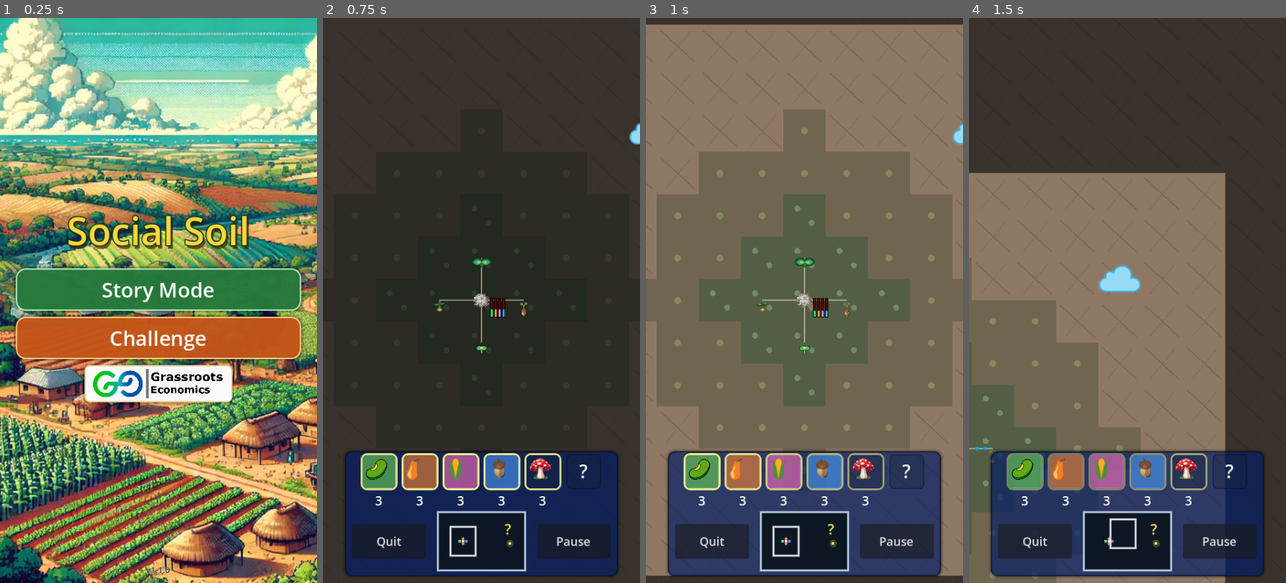
Above: before the commit, frames 1-4 (left to right).
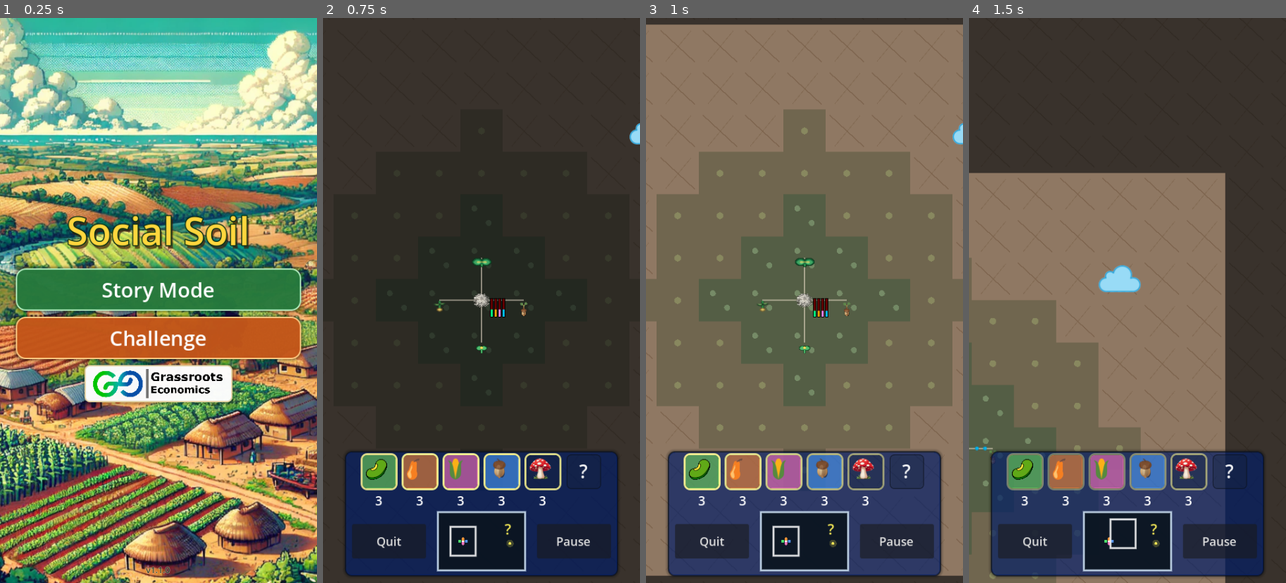
Above: after the commit, the same moments.

Repository: grassrootseconomics/mycofig
Game: Godot game, scene res://scenes/title_screen.tscn
Two runs of this game, one before a commit and one after it. Both use one fixed random seed, a clock stepped at 60 frames per second and the inputs below.
Inputs (mouse positions are in pixels of both pictures, inside the frame that each line leads up to):
- Up to frame 1 (0.25 s): no input
- Up to frame 2 (0.75 s): click "Story Mode" at 0.5 s
- Up to frame 3 (1 s): no input
- Up to frame 4 (1.5 s): tap Enter at 1.25 s; drag from (1127, 543) to (1127, 300) at 1.27 s

The runs differ from the first frame. In frame 1, 65% of the frame differs, in the area x 0-100%, y 0-100%; in frame 2, nothing differs; in frame 3, nothing differs; in frame 4, nothing differs.

Commit message:
Add responsive background handling to title screen and update GODOT_CONFIG file size

Diff:
--- a/scenes/title_screen.gd
+++ b/scenes/title_screen.gd
@@ -3,6 +3,8 @@
 const TITLE_COMPACT_SHORT_EDGE := 640.0
 const TITLE_TINY_SHORT_EDGE := 500.0
 const GE_LOGO_PATH := "res://graphics/ge-logo-horizontal-text.png"
+const TITLE_SOIL_BACKGROUND_PATH := "res://graphics/soil_end.jpeg"
+const TITLE_ART_BACKGROUND_PATH := "res://graphics/social.png"
 const TITLE_SCORE_STAR_COUNT := 12
 const TITLE_BIRD_FRAME_PATHS := [
 	"res://graphics/bird1.png",
@@ -18,6 +20,9 @@
 const TITLE_FLYBY_WAIT_SECONDS := 1.5
 
 var _ge_logo_texture: Texture2D = null
+var _title_soil_background: TextureRect = null
+var _title_art_background: TextureRect = null
+var _title_pending_layout_frames := 0
 var _last_score_label: Label = null
 var _high_score_label: Label = null
 var _title_score_star_layer: Control = null
@@ -544,25 +549,85 @@
 
 func _on_viewport_size_changed() -> void:
 	_apply_responsive_layout()
-
-
-func _fit_title_background(bg: Sprite2D, view_size: Vector2) -> void:
-	if not is_instance_valid(bg) or not is_instance_valid(bg.texture):
-		return
-	var texture_size = bg.texture.get_size()
-	if texture_size.x <= 0.0 or texture_size.y <= 0.0:
-		return
-	var cover_scale = maxf(view_size.x / texture_size.x, view_size.y / texture_size.y)
-	bg.scale = Vector2.ONE * cover_scale
-	var parent_control = bg.get_parent() as Control
-	var parent_global_pos = parent_control.global_position if is_instance_valid(parent_control) else Vector2.ZERO
-	bg.position = view_size * 0.5 - parent_global_pos
+	_request_title_layout_refresh(3)
+
+
+func _request_title_layout_refresh(frames: int = 3) -> void:
+	_title_pending_layout_frames = maxi(_title_pending_layout_frames, frames)
+	call_deferred("_apply_responsive_layout")
+
+
+func _load_title_texture(path: String) -> Texture2D:
+	var texture: Resource = load(path)
+	if texture is Texture2D:
+		return texture as Texture2D
+	return null
+
+
+func _configure_title_background_rect(rect: TextureRect, z_index: int, texture_path: String) -> void:
+	if not is_instance_valid(rect):
+		return
+	rect.mouse_filter = Control.MOUSE_FILTER_IGNORE
+	rect.z_as_relative = false
+	rect.z_index = z_index
+	rect.texture_filter = CanvasItem.TEXTURE_FILTER_LINEAR_WITH_MIPMAPS
+	rect.set_anchors_preset(Control.PRESET_FULL_RECT)
+	rect.offset_left = 0.0
+	rect.offset_top = 0.0
+	rect.offset_right = 0.0
+	rect.offset_bottom = 0.0
+	var texture = _load_title_texture(texture_path)
+	if is_instance_valid(texture):
+		rect.texture = texture
+
+
+func _ensure_responsive_background_nodes() -> void:
+	if not is_instance_valid(_title_soil_background):
+		_title_soil_background = TextureRect.new()
+		_title_soil_background.name = "ResponsiveSoilBackground"
+		add_child(_title_soil_background)
+		_configure_title_background_rect(_title_soil_background, -120, TITLE_SOIL_BACKGROUND_PATH)
+	if not is_instance_valid(_title_art_background):
+		_title_art_background = TextureRect.new()
+		_title_art_background.name = "ResponsiveTitleArt"
+		add_child(_title_art_background)
+		_configure_title_background_rect(_title_art_background, -110, TITLE_ART_BACKGROUND_PATH)
+	move_child(_title_soil_background, 0)
+	move_child(_title_art_background, 1)
+	_hide_legacy_background_nodes()
+
+
+func _hide_legacy_background_nodes() -> void:
+	for path in ["CenterContainer/BG", "CenterContainer/BG2"]:
+		var bg := get_node_or_null(path) as Sprite2D
+		if is_instance_valid(bg):
+			bg.visible = false
+
+
+func _layout_responsive_background(view_size: Vector2) -> void:
+	_ensure_responsive_background_nodes()
+	if is_instance_valid(_title_soil_background):
+		_title_soil_background.set_anchors_preset(Control.PRESET_FULL_RECT)
+		_title_soil_background.offset_left = 0.0
+		_title_soil_background.offset_top = 0.0
+		_title_soil_background.offset_right = 0.0
+		_title_soil_background.offset_bottom = 0.0
+		_title_soil_background.visible = true
+		_title_soil_background.expand_mode = TextureRect.EXPAND_IGNORE_SIZE
+		_title_soil_background.stretch_mode = TextureRect.STRETCH_KEEP_ASPECT_COVERED
+	if is_instance_valid(_title_art_background):
+		var art_size = maxf(view_size.y, 1.0)
+		_title_art_background.set_anchors_preset(Control.PRESET_TOP_LEFT)
+		_title_art_background.position = Vector2(round((view_size.x - art_size) * 0.5), 0.0)
+		_title_art_background.size = Vector2(art_size, art_size)
+		_title_art_background.visible = true
+		_title_art_background.expand_mode = TextureRect.EXPAND_IGNORE_SIZE
+		_title_art_background.stretch_mode = TextureRect.STRETCH_SCALE
 
 
 func _apply_responsive_layout() -> void:
 	var view_size = get_viewport_rect().size
-	_fit_title_background($CenterContainer/BG, view_size)
-	_fit_title_background($CenterContainer/BG2, view_size)
+	_layout_responsive_background(view_size)
 	var short_edge = minf(view_size.x, view_size.y)
 	var compact = Global.is_mobile_platform or short_edge <= TITLE_COMPACT_SHORT_EDGE
 	var tiny = short_edge <= TITLE_TINY_SHORT_EDGE
@@ -727,9 +792,7 @@
 	DisplayServer.window_set_title("Social Soil")
 	Global.record_last_score()
 	Global.score = 0
-	$CenterContainer/BG.modulate.a = 1
-	$CenterContainer/BG2.modulate.a = 0
-	$CenterContainer/BG2.visible = false
+	_ensure_responsive_background_nodes()
 	$CenterContainer/VBoxContainer/HBoxContainer.visible = false
 	_setup_primary_buttons()
 	_setup_version_label()
@@ -737,11 +800,15 @@
 	_ensure_title_flyby_nodes()
 	_connect_viewport_resize_signal()
 	_apply_responsive_layout()
-	_start_title_flyby_cycle()
+	_request_title_layout_refresh(4)
+	call_deferred("_start_title_flyby_cycle")
 	Global.social_mode = false
 
 
 func _process(delta: float) -> void:
+	if _title_pending_layout_frames > 0:
+		_title_pending_layout_frames -= 1
+		_apply_responsive_layout()
 	_update_title_score_sparkles(delta)
 	_update_title_flyby(delta)
 
Not shown, changed: web/index.html
Not shown, changed: web/index.pck
